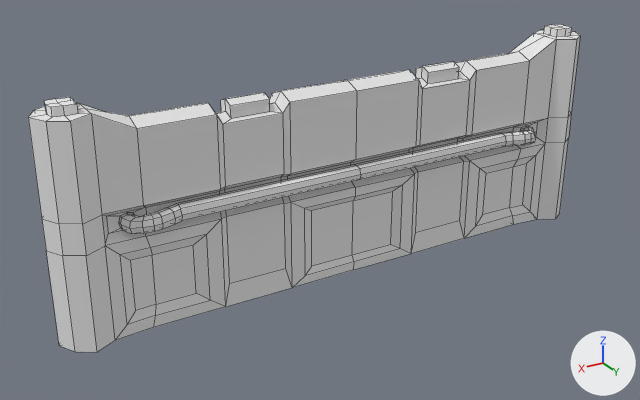
One commit to the Blender file Objects3d/wall1.blend: the scene before it, then after it.
One viewpoint serves both versions: a 50 mm lens placed at (394.0, 613.0, 376.0), pointed at (33.0, 10.0, 74.0). Lighting does not change. The marker at lower right points along +X, +Y and +Z. Mesh edges are drawn as thin lines.
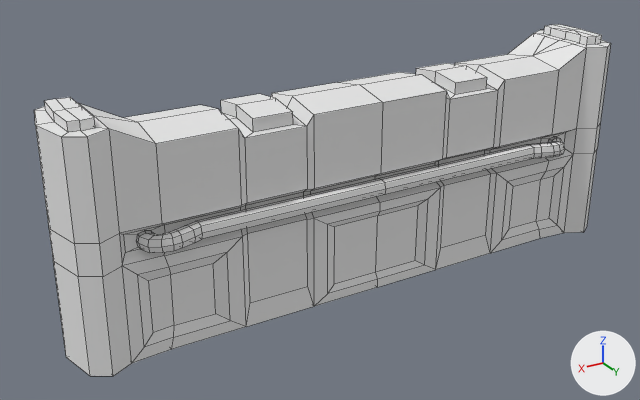
The newer file is also turned or shifted as a whole; pictures and numbers use the older file's frame.

The change, as a diff of the scene's bpy script:
```diff
--- a/Objects3d/wall1.blend.py
+++ b/Objects3d/wall1.blend.py
@@ me_cube_002 @@
 # used by ob_cube_000; location = (0.0, 0.0, 84.0)
-me_cube_002.from_pydata(...)  # 670 vertices, 616 faces, 16 loose edges; spans x -264.0..264.0, y -30.0..30.0, z -86.0..108.0
+me_cube_002.from_pydata(...)  # 678 vertices, 628 faces, 16 loose edges; spans x -264.0..264.0, y -30.0..68.0, z -86.0..108.0
+# me_cube_002 part 1: the loose piece of 136 vertices spanning x -209.0..209.0, y 7.0..30.0, z 2.0..18.0 is moved by (0.0, 38.0, 0.0)
+# me_cube_002 part 2
+# 17 vertices are removed from x -244.0..0.0, y 0.0..24.0, z -86.0..108.0
+# 28 faces are deleted
+# 8 loose edges are deleted
+# 157 vertices in x -256.0..256.0, y 5.0..24.0, z -86.0..108.0 move by (0.0, 38.0, 0.0)
+# 42 vertices in x -264.0..264.0, y 0.0, z -86.0..108.0 move by (0.0, 19.0, 0.0)
+# 4 vertices move from x -241.0..241.0, y 9.0..10.0, z 101.0..108.0 to x -231.0..241.0, y 19.0..47.0, z 101.0..108.0
+# 25 vertices are added at x -244.0..0.0, y 19.0..62.0, z -86.0..108.0
+# 8 loose edges are added
+# 40 new faces join them
 me_cube_002.materials.append(mat_material_001)
```

Location of each change, [x1, y1, x2, y2] in pixels of the pictures (640 x 400 px; the box of a moved part takes in the faces that stretch with it):
'Cube.000', reshaped (7% taller): before [28, 24, 580, 352]; after [34, 24, 611, 376]
part 1 of me_cube_002, moved or reshaped: before [119, 126, 536, 234]; after [136, 137, 565, 253]
part 2 of me_cube_002, moved or reshaped: before [28, 24, 580, 352]; after [34, 24, 611, 376]
